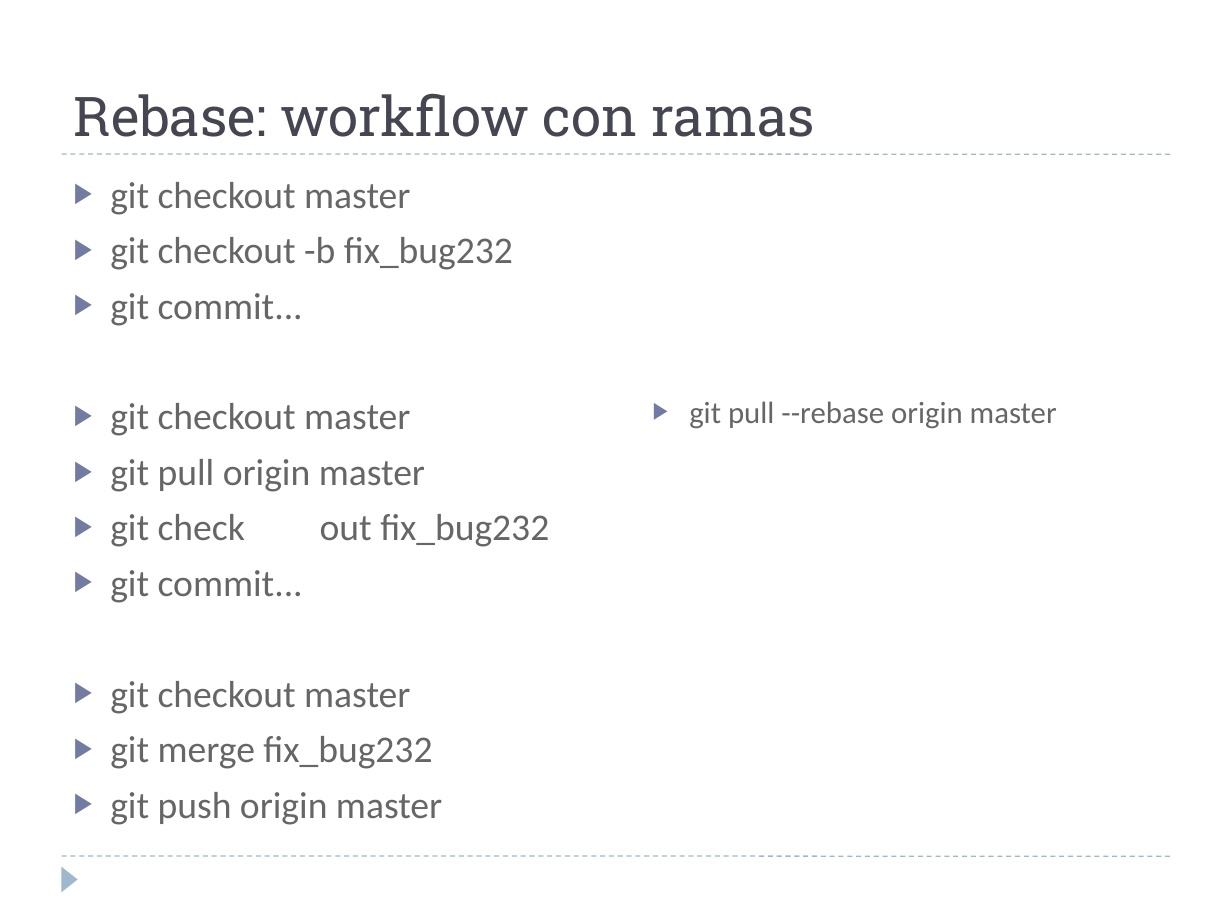
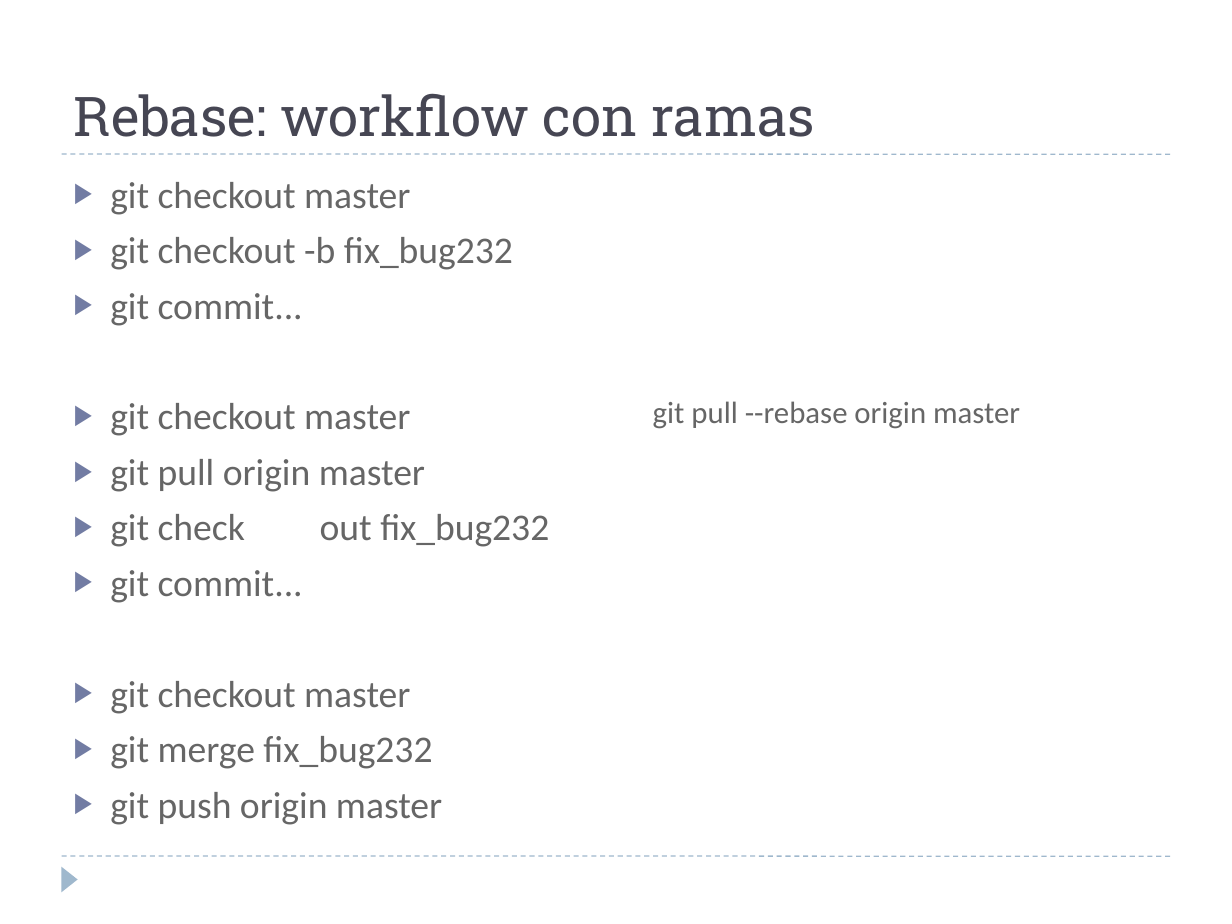
Before and after one commit to martina-if/curso_git, a slide deck: slide 41 of GIT.ppt. Drawn at 1232x924 pixels with LibreOffice and Linux fonts; fonts in the diff are those of the drawing. Boxes give left, top, right and bottom in pixels: in the first picture for what was removed or moved away, otherwise in the second. Text is boxed around its words. In the diff, an @@ line names an element or a change of style, - is before the commit and + after.

```diff
--- a/GIT.ppt
+++ b/GIT.ppt
@@ text "git pull --rebase origin master" at (x1=653, y1=401, x2=1020, y2=429): bullet ▶ to none @@
```
Also in this commit, not shown: 5 other slides changed, 1 slide added, 1 slide removed.
